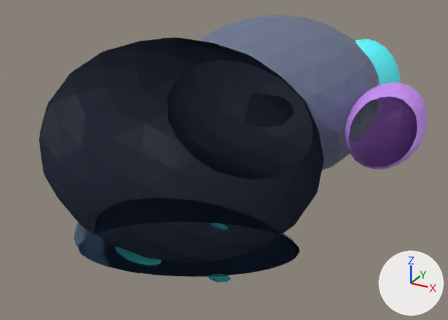
The glTF model models/neonbot_sad.glb: old version first, new version second.
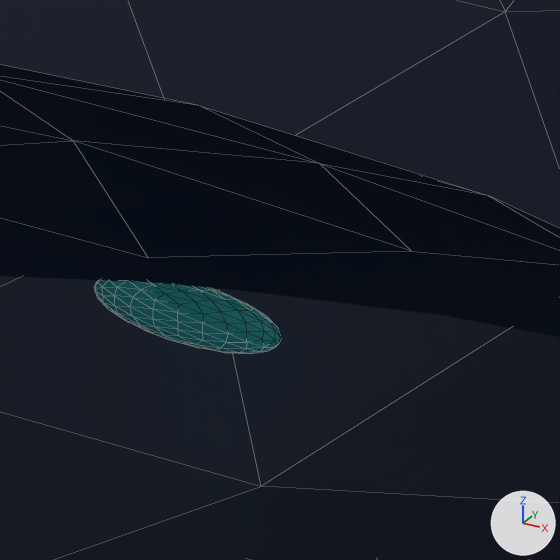
There are two pictures of each version: one whole from a 50 mm camera at (1.723, -3.871, 1.345) aimed at (-0.041, -0.664, -0.259), one close up on the part from 45% to 57% of the width and 61% to 78% of the height. The axes (+X, +Y, +Z) are drawn at lower right. The lights are the same throughout. The first two pictures are the older version. The close-ups show mesh edges as thin lines. Everything nearer to the camera than a plane just in front of the edit is cut away. Where no turn or scale is listed for an object, it has been applied to the vertices.

Before the edit, the objects in view are built like this:
```python
me_geometry_2 = bpy.data.meshes.new('geometry_2')
me_geometry_2.from_pydata(...)  # an icosphere of 320 faces spanning x -0.92..0.92, y -1.91..-0.45, z -0.67..0.67
me_geometry_2.materials.append(mat_defaultmaterial_002)
me_geometry_3 = bpy.data.meshes.new('geometry_3')
me_geometry_3.from_pydata(...)  # an icosphere of 320 faces spanning x -0.76..0.76, y -1.68..-0.72, z -0.74..-0.44
me_geometry_3.materials.append(mat_defaultmaterial_003)
me_geometry_4 = bpy.data.meshes.new('geometry_4')
me_geometry_4.from_pydata(...)  # an icosphere of 320 faces spanning x -0.54..-0.16, y -1.34..-1.16, z -0.785..-0.685
me_geometry_4.materials.append(mat_defaultmaterial_004)
ob_face_screen = bpy.data.objects.new('face_screen', me_geometry_3)
ob_face_screen.location = (0.0, 0.0, -0.0092)
ob_head = bpy.data.objects.new('head', me_geometry_2)
ob_head.location = (0.0, 0.0, -0.0092)
ob_permanent_mouth = bpy.data.objects.new('permanent_mouth', me_geometry_4)
ob_permanent_mouth.parent = ob_world
ob_permanent_mouth.location = (0.193, -0.777, -0.256)
ob_permanent_mouth.scale = (0.34, 0.13, 0.42)
```
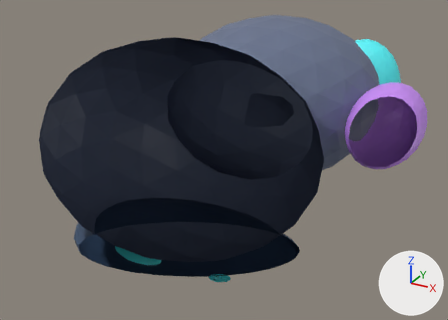
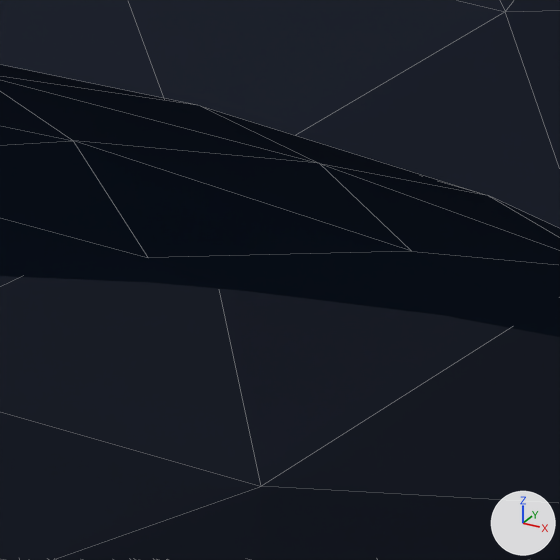
What changed in the scene script:
```text
Change ob_permanent_mouth:
    ob_permanent_mouth.scale: (0.34, 0.13, 0.42) -> (0.55, 0.13, 0.7)
```

Boxes (x1, y1, x2, y2) around the edits, measured in the close-ups (560 x 560 px):
'permanent_mouth', rescaled (not visible afterwards)
    before: (94, 280, 281, 354)
